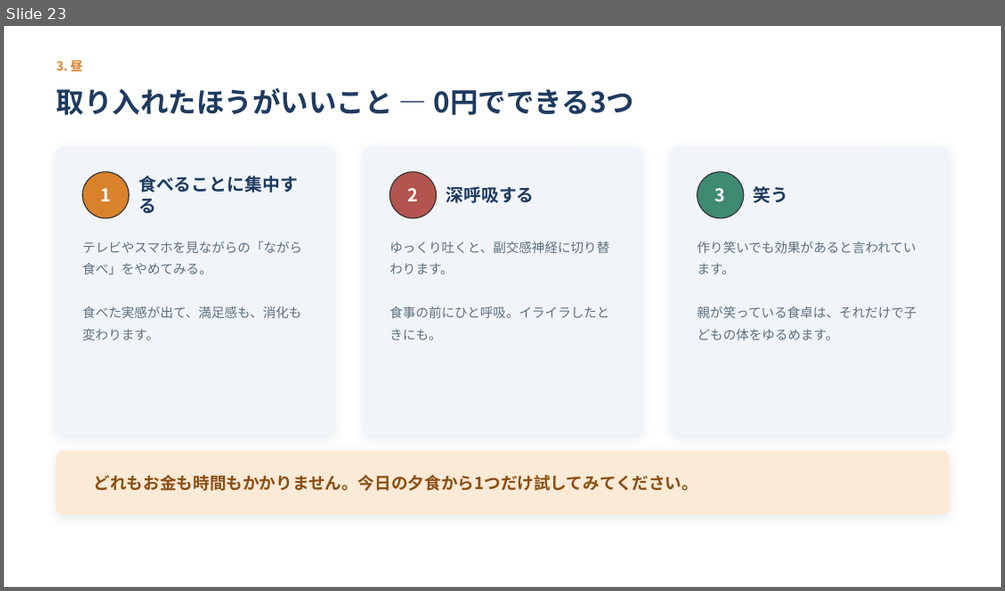
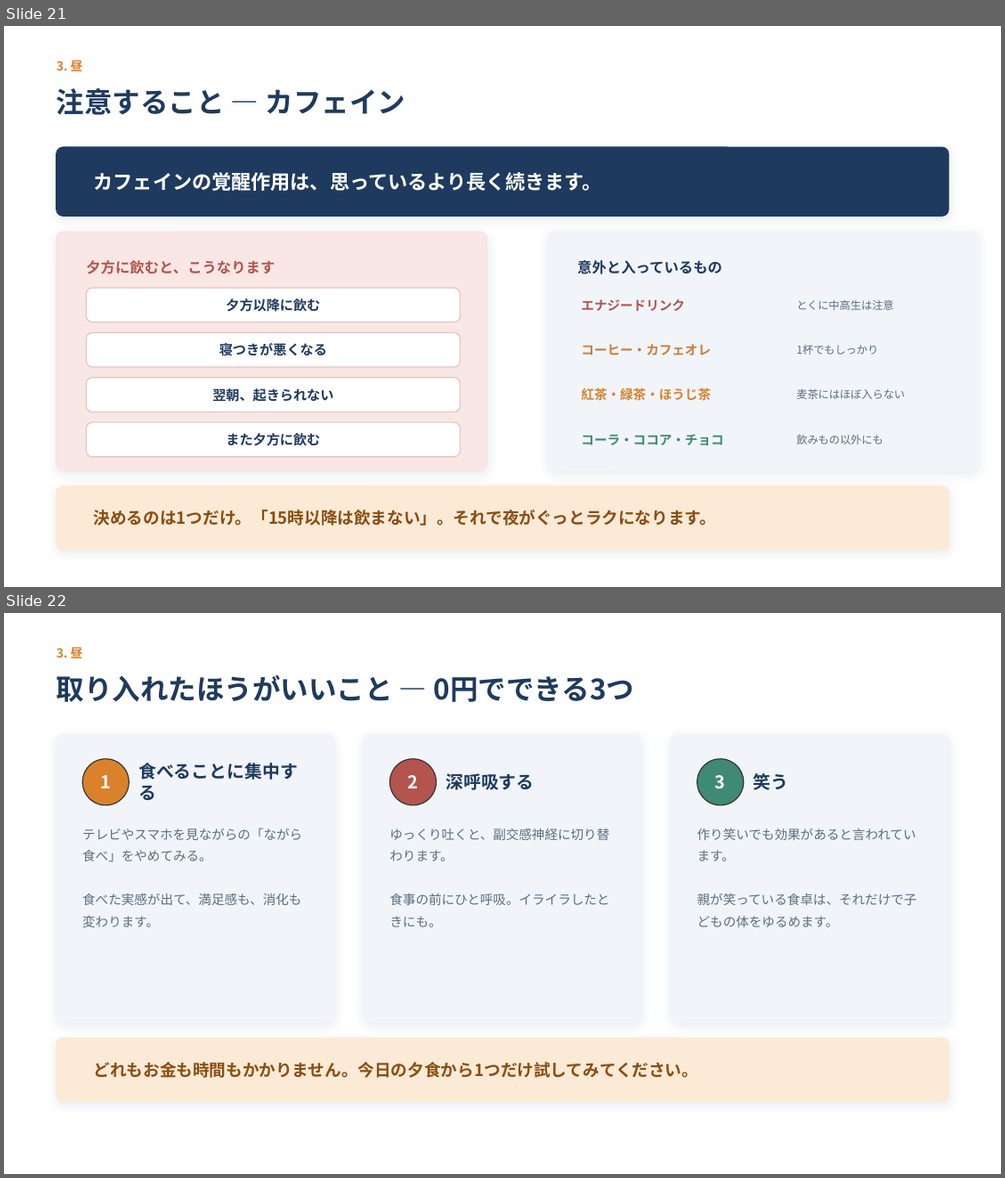
Before and after one commit to xxhmannasuimhxx/-, a slide deck: 夏休みの終わり_第2回_食と生活リズムの整え方.pptx. Shown one above the other, each under a label of ours: slide 23 before the commit, slides 21 and 22 after it. The pictures are 1005x591 and 1005x1178 pixels, drawn with LibreOffice and Linux fonts; fonts in the diff are those of the drawing. Boxes give left, top, right and bottom in pixels: in the first picture for what was removed or moved away, otherwise in the second. Text is boxed around its words. In the diff, an @@ line names an element or a change of style, - is before the commit and + after.

```diff
--- a/夏休みの終わり_第2回_食と生活リズムの整え方.pptx
+++ b/夏休みの終わり_第2回_食と生活リズムの整え方.pptx
@@ slide 21 added at box(4, 26, 1001, 587), background #FFFFFF @@
@@ text added at box(57, 59, 83, 75), 12 pt, text #D9822B, bold @@
+3. 昼
@@ text added at box(57, 88, 406, 115), 27 pt, text #1E3A5F, bold @@
+注意すること — カフェイン
@@ rounded rectangle added at box(57, 147, 948, 216), fill #1E3A5F, outline #1E3A5F 1 pt @@
@@ text added at box(94, 172, 602, 191), 19 pt, text #FFFFFF, bold @@
+カフェインの覚醒作用は、思っているより長く続きます。
@@ rounded rectangle added at box(57, 232, 487, 471), fill #F8E7E4, outline #F8E7E4 1 pt @@
@@ rounded rectangle added at box(548, 232, 979, 471), fill #F1F5F9, outline #F1F5F9 1 pt @@
@@ text added at box(86, 260, 275, 274), 14 pt, text #B4544F, bold @@
+夕方に飲むと、こうなります
@@ text added at box(577, 260, 722, 274), 14 pt, text #1E3A5F, bold @@
+意外と入っているもの
@@ rounded rectangle added at box(86, 288, 461, 322), fill #FFFFFF, outline #E4C3BF 1 pt @@
@@ text added at box(226, 298, 320, 312), 13 pt, text #1E3A5F, bold @@
+夕方以降に飲む
@@ text added at box(581, 299, 684, 311), 12.5 pt, text #B4544F, bold @@
+エナジードリンク
@@ text added at box(796, 300, 893, 310), 10.5 pt, text #5C6E80 @@
+とくに中高生は注意
@@ rounded rectangle added at box(86, 332, 461, 367), fill #FFFFFF, outline #E4C3BF 1 pt @@
@@ text added at box(219, 343, 327, 356), 13 pt, text #1E3A5F, bold @@
+寝つきが悪くなる
@@ text added at box(581, 344, 711, 355), 12.5 pt, text #C77E3A, bold @@
+コーヒー・カフェオレ
@@ text added at box(796, 345, 878, 354), 10.5 pt, text #5C6E80 @@
+1杯でもしっかり
@@ rounded rectangle added at box(86, 378, 461, 412), fill #FFFFFF, outline #E4C3BF 1 pt @@
@@ text added at box(212, 388, 333, 402), 13 pt, text #1E3A5F, bold @@
+翌朝、起きられない
@@ text added at box(581, 387, 711, 401), 12.5 pt, text #D9822B, bold @@
+紅茶・緑茶・ほうじ茶
@@ text added at box(796, 389, 905, 399), 10.5 pt, text #5C6E80 @@
+麦茶にはほぼ入らない
@@ rounded rectangle added at box(86, 422, 461, 457), fill #FFFFFF, outline #E4C3BF 1 pt @@
@@ text added at box(226, 433, 320, 446), 13 pt, text #1E3A5F, bold @@
+また夕方に飲む
@@ text added at box(581, 434, 723, 445), 12.5 pt, text #3F8A72, bold @@
+コーラ・ココア・チョコ
@@ text added at box(796, 435, 882, 444), 10.5 pt, text #5C6E80 @@
+飲みもの以外にも
@@ rounded rectangle added at box(57, 486, 948, 549), fill #FBEAD6, outline #FBEAD6 1 pt @@
@@ text added at box(94, 509, 716, 525), 16 pt, text #8A4E13, bold @@
+決めるのは1つだけ。「15時以降は飲まない」。それで夜がぐっとラクになります。
@@ what was slide 23 is now slide 22 @@
```
Also in this commit, not shown: 2 slides changed, 1 other slide added, 4 slides removed, 1 other file.
